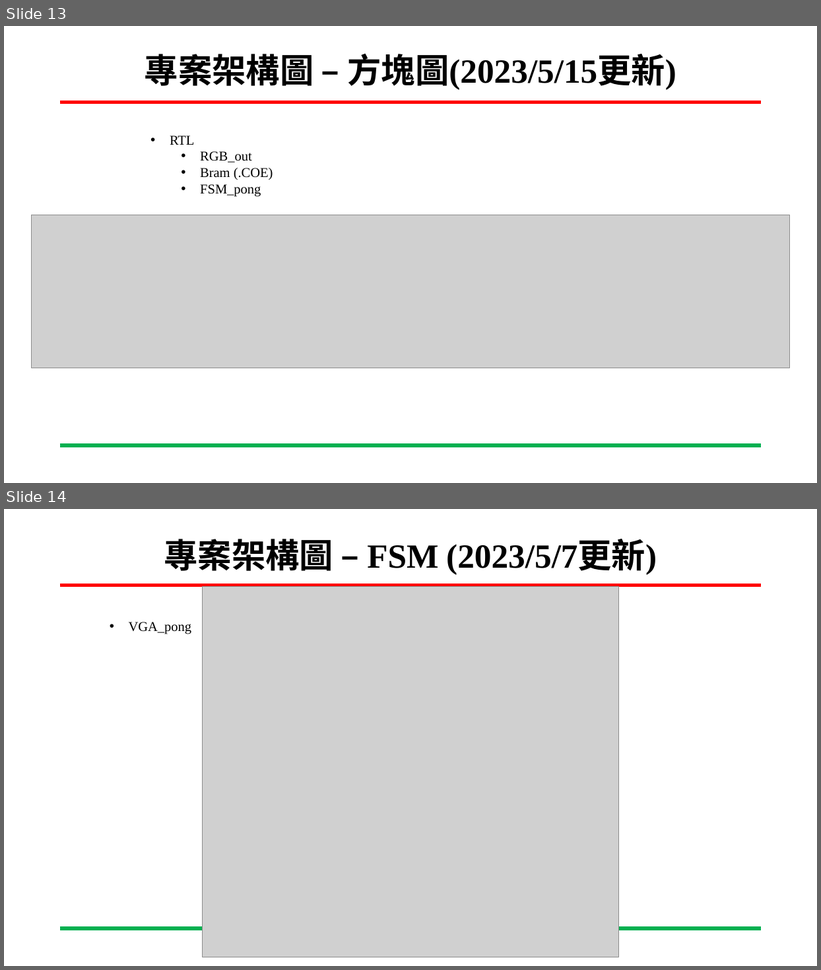
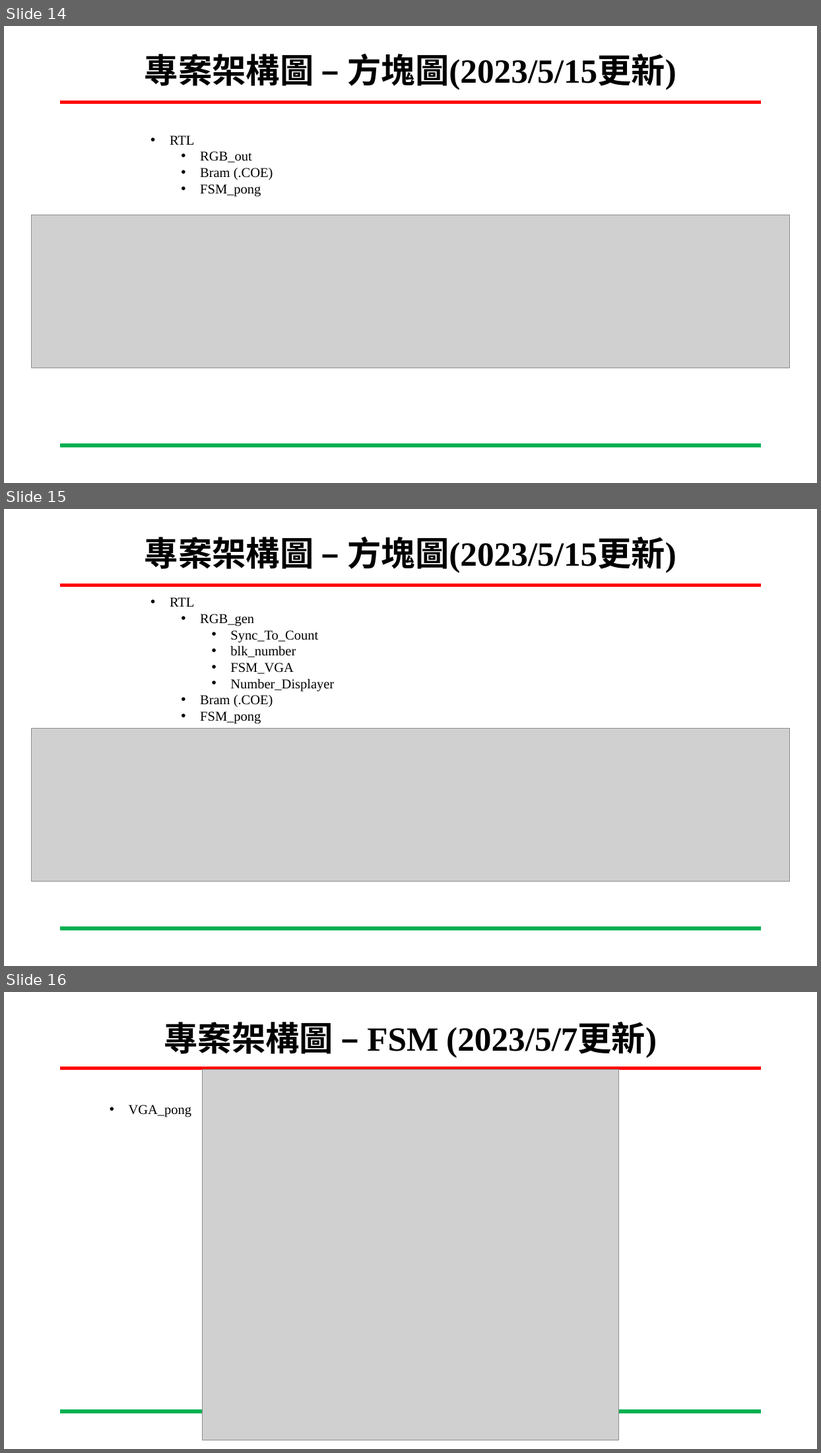
Before and after one commit to ing0331/FPGA, a slide deck: HW6_BRam_VGA/N06-Tutorial/專案進度報告-BRam_VGA-吳東穎-20230525.pptx. Shown one above the other, each under a label of ours: slides 13 and 14 before the commit, slides 14, 15 and 16 after it. The pictures are 821x970 and 821x1453 pixels, drawn with LibreOffice and Linux fonts; fonts in the diff are those of the drawing; grey boxes stand for pictures; background and template pictures are left out. Boxes give left, top, right and bottom in pixels: in the first picture for what was removed or moved away, otherwise in the second. Text is boxed around its words. In the diff, an @@ line names an element or a change of style, - is before the commit and + after.

```diff
--- a/HW6_BRam_VGA/N06-Tutorial/專案進度報告-BRam_VGA-吳東穎-20230525.pptx
+++ b/HW6_BRam_VGA/N06-Tutorial/專案進度報告-BRam_VGA-吳東穎-20230525.pptx
@@ slide 15 added at bbox=[4, 509, 817, 966], background #FFFFFF; not listed: 2 template elements that a slide beside it also shows @@
@@ title added at bbox=[145, 537, 677, 573], 40 pt, text #000000, bold @@
+專案架構圖 – 方塊圖(2023/5/15更新)
@@ text added at bbox=[170, 597, 334, 724], 16 pt, text #000000 @@
+  • RTL
+    • RGB_gen
+      • Sync_To_Count
+      • blk_number
+      • FSM_VGA
+      • Number_Displayer
+    • Bram (.COE)
+    • FSM_pong
@@ picture added at bbox=[31, 729, 790, 882] @@
@@ what was slide 13 is now slide 14 @@
@@ what was slide 14 is now slide 16 @@
```
Also in this commit, not shown: 3 slides changed, 2 other slides added, 8 other files.
